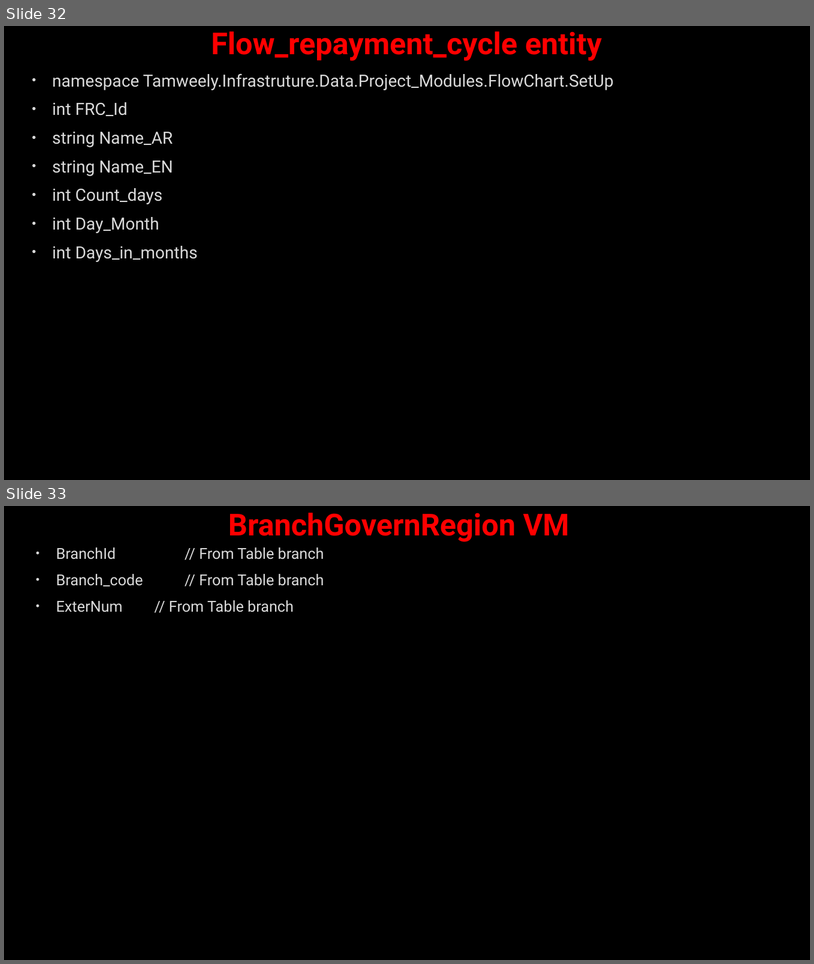
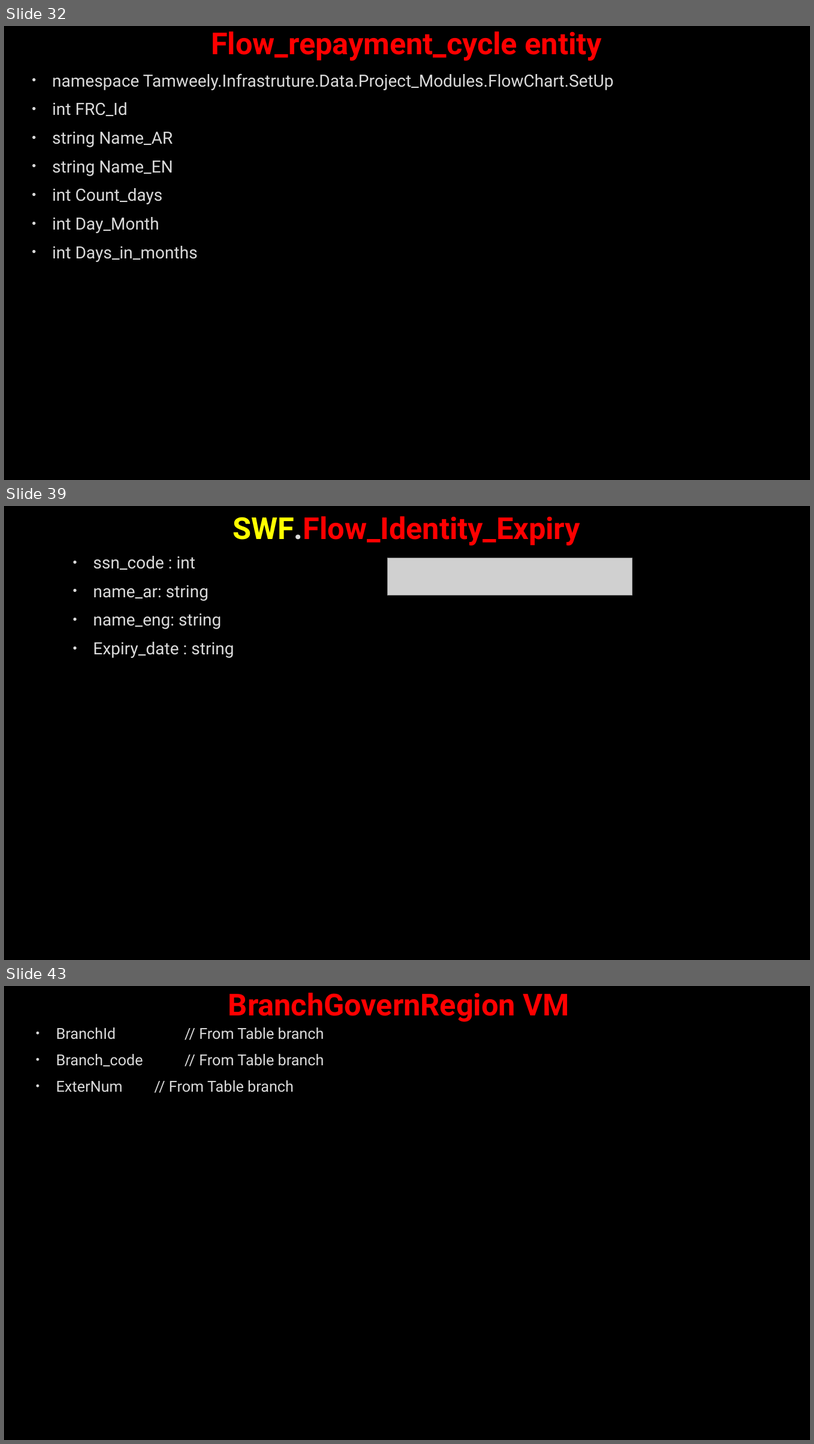
Before and after one commit to AhmedMohamedSamir1/Summary, a slide deck: Dot Net/Business.pptx. Shown one above the other, each under a label of ours: slides 32 and 33 before the commit, slides 32, 39 and 43 after it; the slides between them are not shown. The pictures are 814x964 and 814x1444 pixels, drawn with LibreOffice and Linux fonts; fonts in the diff are those of the drawing; grey boxes stand for pictures; background and template pictures are left out. Boxes give left, top, right and bottom in pixels: in the first picture for what was removed or moved away, otherwise in the second. Text is boxed around its words. In the diff, an @@ line names an element or a change of style, - is before the commit and + after.

```diff
--- a/Dot Net/Business.pptx
+++ b/Dot Net/Business.pptx
@@ slide 39 added at (4,506,810,960), background picture (left out) @@
@@ title added at (233,516,581,546), 36 pt, text #FF0000, bold @@
+SWF.Flow_Identity_Expiry
@@ text added at (93,556,234,658), 20 pt, text #DADADA @@
+• ssn_code : int
+• name_ar: string
+• name_eng: string
+• Expiry_date : string
@@ picture added at (387,558,632,595) @@
@@ what was slide 33 is now slide 43 @@
```
Also in this commit, not shown: 8 slides changed, 12 other slides added, 3 other files.
